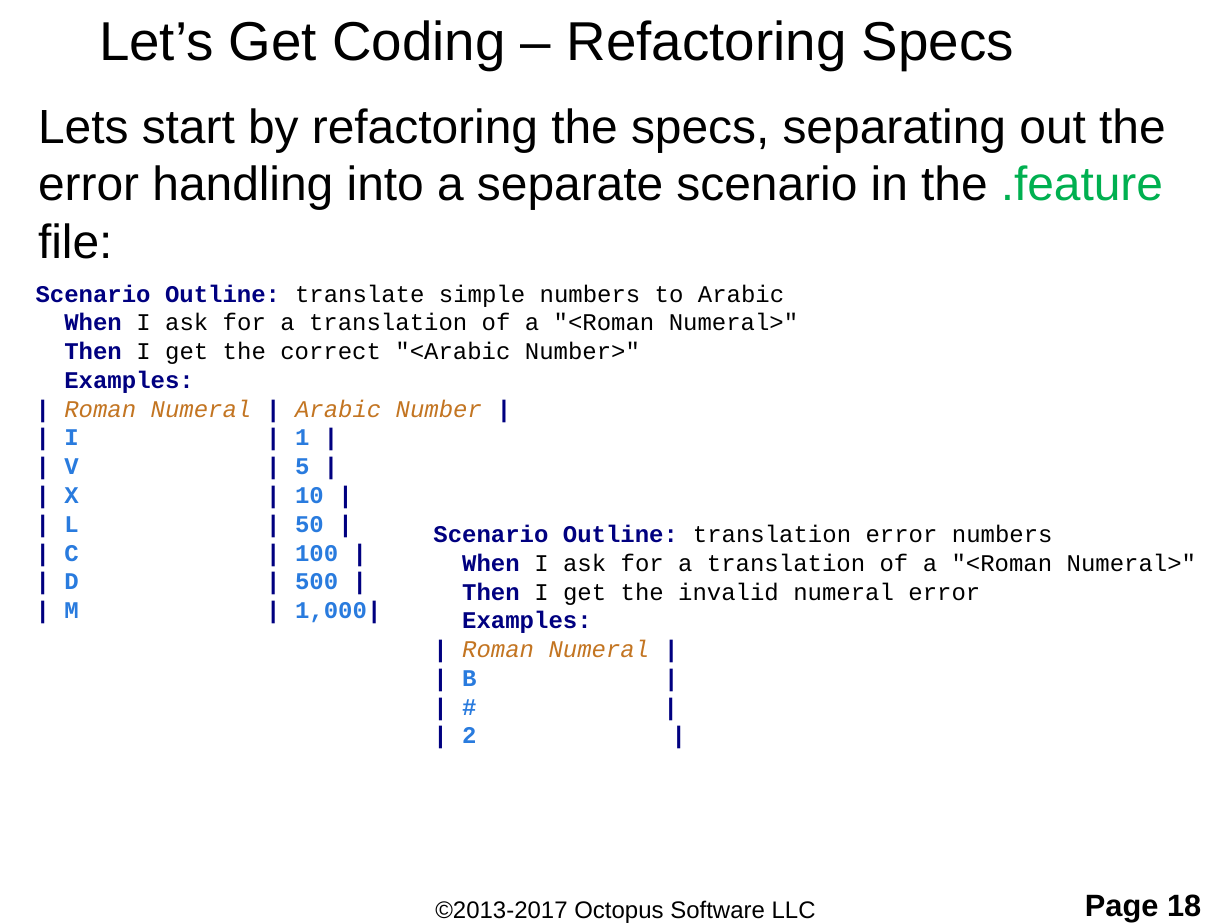
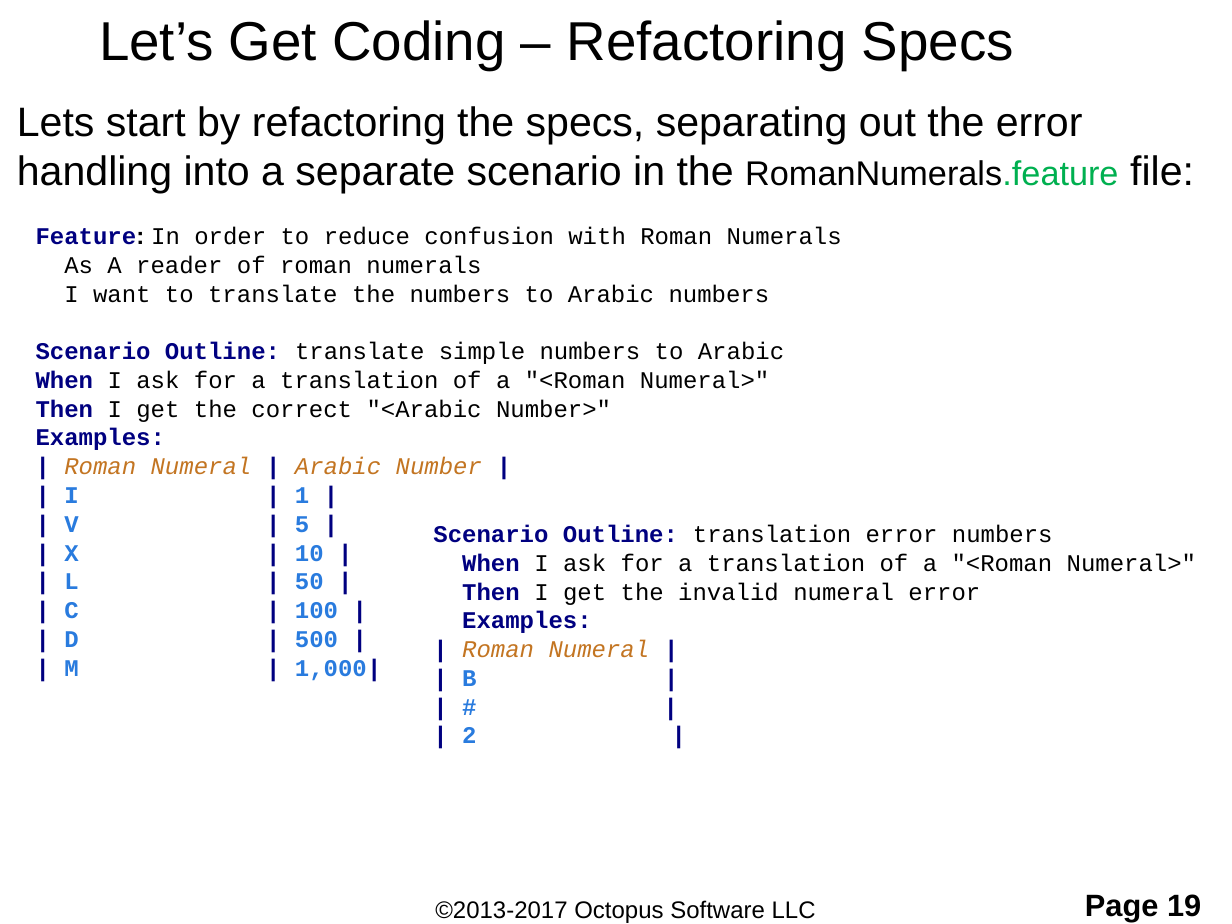
Before and after one commit to ShaneOctopus/RomanConversionStarting, a slide deck: slide 19 of workingFiles/TDD and BDD.pptx (slide 18 before the commit). Drawn at 1232x924 pixels with LibreOffice and Linux fonts; fonts in the diff are those of the drawing; background and template pictures are left out. Boxes give left, top, right and bottom in pixels: in the first picture for what was removed or moved away, otherwise in the second. Text is boxed around its words. In the diff, an @@ line names an element or a change of style, - is before the commit and + after.

```diff
--- a/workingFiles/TDD and BDD.pptx
+++ b/workingFiles/TDD and BDD.pptx
@@ text at box(17, 106, 1194, 193): text changed; size 28 to 24 pt @@
-Lets start by refactoring the specs, separating out the error handling into a separate scenario in the .feature file:
+Lets start by refactoring the specs, separating out the error handling into a separate scenario in the RomanNumerals.feature file:
@@ text at box(36, 227, 842, 682): text changed @@
-Scenario Outline: translate simple numbers to Arabic
-When I ask for a translation of a "<Roman Numeral>"
-Then I get the correct "<Arabic Number>"
-Examples:
-| Roman Numeral | Arabic Number |
-| I | 1 |
-| V | 5 |
-| X | 10 |
-| L | 50 |
-| C | 100 |
-| D | 500 |
-| M | 1,000|
+Feature: In order to reduce confusion with Roman Numerals
+As A reader of roman numerals
+I want to translate the numbers to Arabic numbers
+Scenario Outline: translate simple numbers to Arabic
+When I ask for a translation of a "<Roman Numeral>"
+Then I get the correct "<Arabic Number>"
+Examples:
+| Roman Numeral | Arabic Number |
+| I | 1 |
+| V | 5 |
+| X | 10 |
+| L | 50 |
+| C | 100 |
+| D | 500 |
+| M | 1,000|
@@ page number at box(1085, 894, 1201, 921): text changed @@
-Page 18
+Page 19
```
Also in this commit, not shown: 13 other slides changed, 1 slide added, 1 other file.
